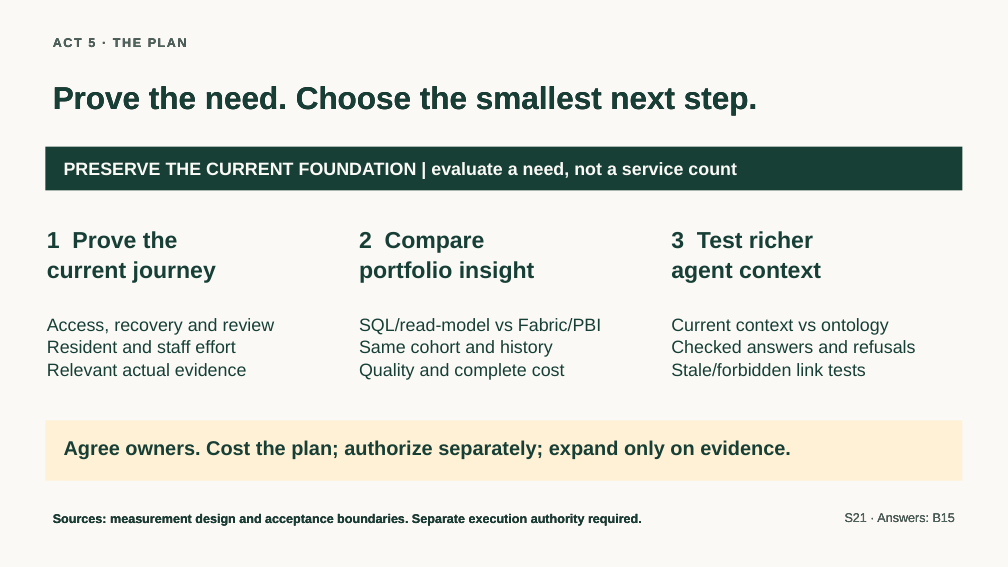
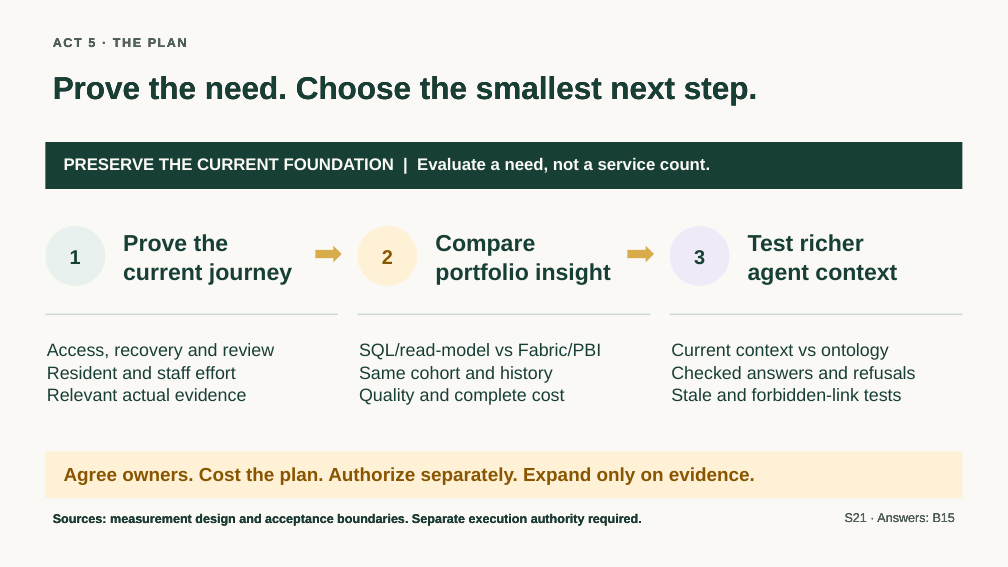
Before and after one commit to jmservera/ama, a slide deck: slide 24 of docs/capstone/deck/zava-forward-cowork-v2-draft.pptx. Drawn at 1008x567 pixels with LibreOffice and Linux fonts; fonts in the diff are those of the drawing. Boxes give left, top, right and bottom in pixels: in the first picture for what was removed or moved away, otherwise in the second. Text is boxed around its words. In the diff, an @@ line names an element or a change of style, - is before the commit and + after.

```diff
--- a/docs/capstone/deck/zava-forward-cowork-v2-draft.pptx
+++ b/docs/capstone/deck/zava-forward-cowork-v2-draft.pptx
@@ text "Prove the need. Choose the ..." moved from (x1=53, y1=86, x2=757, y2=115) to (x1=53, y1=76, x2=757, y2=105) @@
@@ rectangle moved from (x1=45, y1=147, x2=963, y2=191) to (x1=45, y1=142, x2=963, y2=189) @@
@@ text at (x1=64, y1=158, x2=710, y2=173): text changed; size 17 to 16 pt @@
-PRESERVE THE CURRENT FOUNDATION | evaluate a need, not a service count
+PRESERVE THE CURRENT FOUNDATION | Evaluate a need, not a service count.
@@ ellipse added at (x1=45, y1=226, x2=105, y2=286), fill #E8F1ED, 19 pt, text #173F35, bold @@
+1
@@ text "Prove the" moved from (x1=47, y1=231, x2=216, y2=283) to (x1=123, y1=234, x2=292, y2=285) @@
@@ text at (x1=123, y1=234, x2=229, y2=252): text changed @@
-1 Prove the
+Prove the
@@ ellipse added at (x1=358, y1=226, x2=417, y2=286), fill #FFF1D6, 19 pt, text #885500, bold @@
+2
@@ text "Compare" moved from (x1=359, y1=232, x2=535, y2=283) to (x1=435, y1=235, x2=611, y2=285) @@
@@ text at (x1=435, y1=235, x2=535, y2=256): text changed @@
-2 Compare
+Compare
@@ ellipse added at (x1=670, y1=226, x2=730, y2=286), fill #EFEAF8, 19 pt, text #173F35, bold @@
+3
@@ text "Test richer" moved from (x1=671, y1=231, x2=821, y2=283) to (x1=748, y1=234, x2=897, y2=285) @@
@@ text at (x1=748, y1=234, x2=864, y2=252): text changed @@
-3 Test richer
+Test richer
@@ right arrow added at (x1=315, y1=246, x2=342, y2=262), fill #D8AC4B @@
@@ right arrow added at (x1=628, y1=246, x2=654, y2=262), fill #D8AC4B @@
@@ rectangle added at (x1=45, y1=314, x2=338, y2=315), fill #C7D8CF @@
@@ rectangle added at (x1=358, y1=314, x2=650, y2=315), fill #C7D8CF @@
@@ rectangle added at (x1=670, y1=314, x2=963, y2=315), fill #C7D8CF @@
@@ 3 texts moved together from (x1=47, y1=318, x2=916, y2=380) to (x1=47, y1=343, x2=916, y2=405) @@
@@ text at (x1=671, y1=388, x2=902, y2=401): text changed @@
-Stale/forbidden link tests
+Stale and forbidden-link tests
@@ rectangle resized from (x1=45, y1=420, x2=963, y2=481) to (x1=45, y1=451, x2=963, y2=498) @@
@@ text at (x1=64, y1=467, x2=755, y2=485): text changed; size 19 to 18 pt; text colour #173F35 to #885500 @@
-Agree owners. Cost the plan; authorize separately; expand only on evidence.
+Agree owners. Cost the plan. Authorize separately. Expand only on evidence.
```
Also in this commit, not shown: 12 other slides changed, 21 other files.
